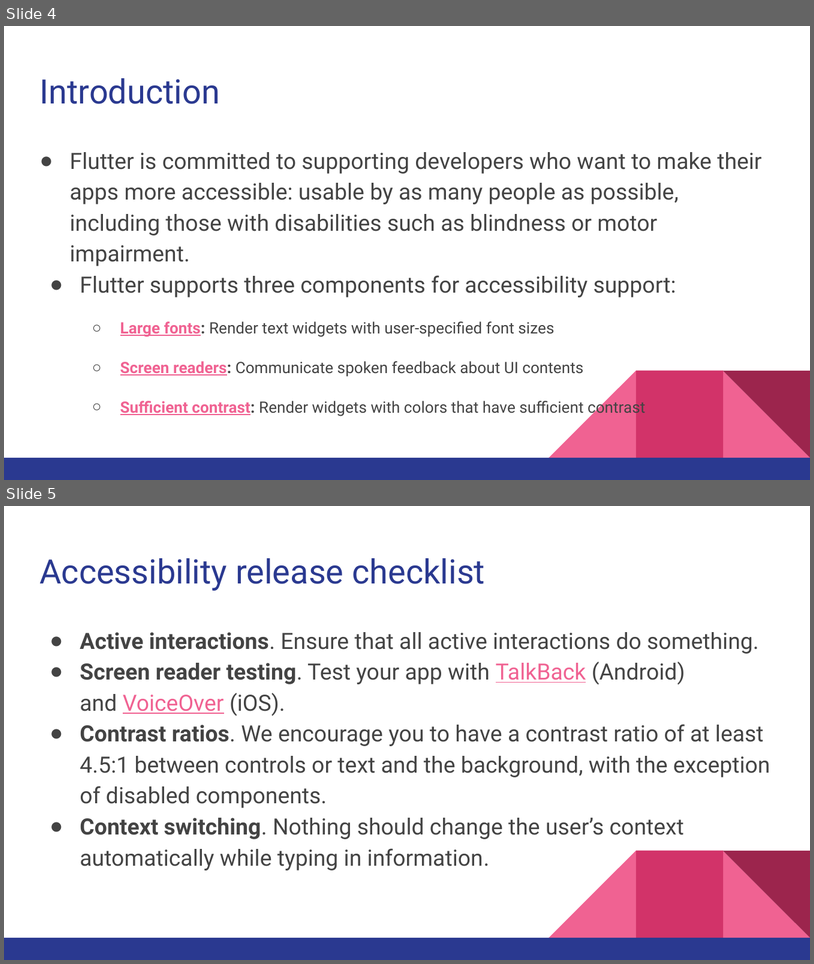
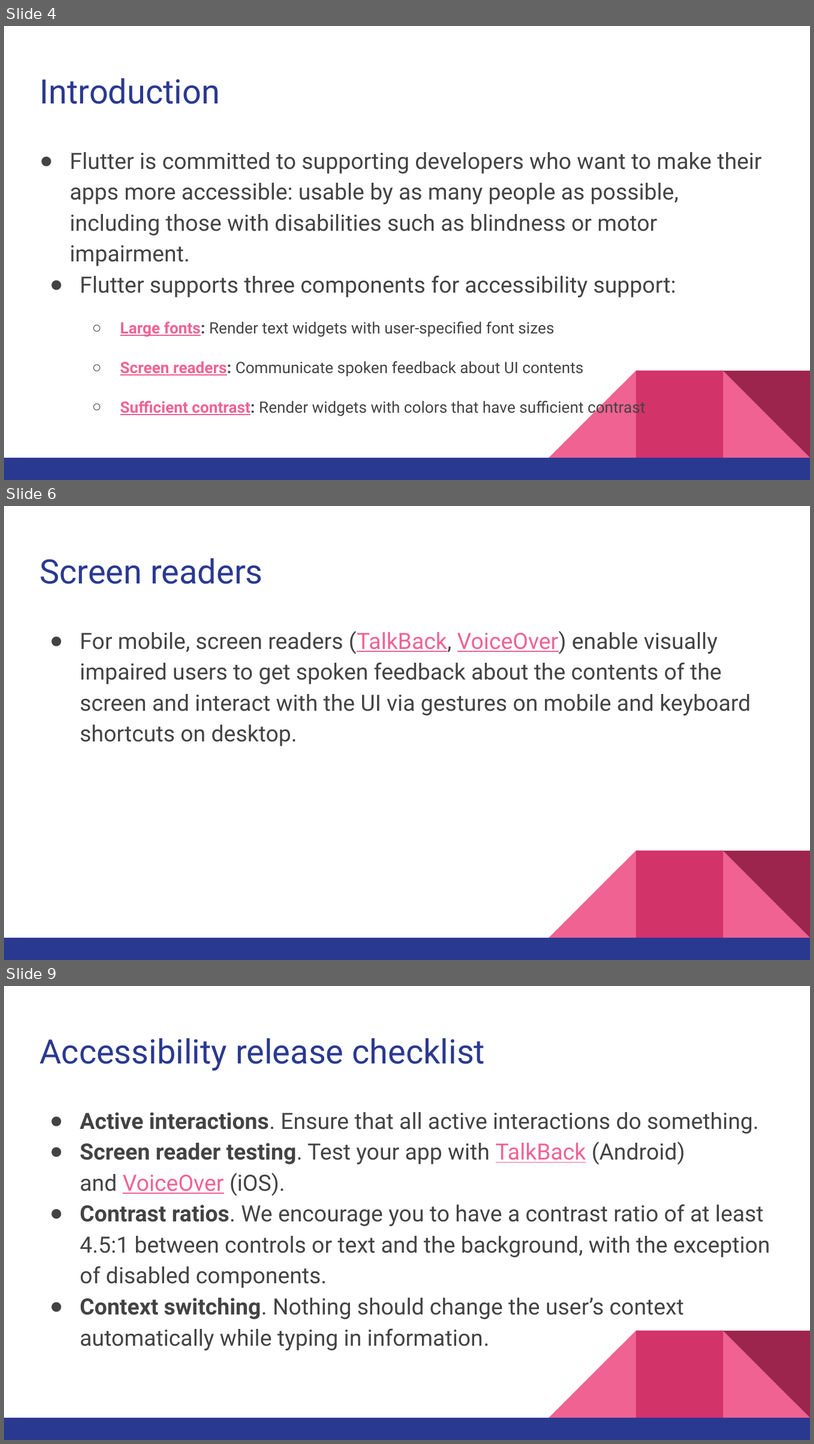
Before and after one commit to walkman617/Flutter2, a slide deck: Lecture/C05 Accessibility_Internationalization.pptx. Shown one above the other, each under a label of ours: slides 4 and 5 before the commit, slides 4, 6 and 9 after it; the slides between them are not shown. The pictures are 814x964 and 814x1444 pixels, drawn with LibreOffice and Linux fonts; fonts in the diff are those of the drawing. Boxes give left, top, right and bottom in pixels: in the first picture for what was removed or moved away, otherwise in the second. Text is boxed around its words. In the diff, an @@ line names an element or a change of style, - is before the commit and + after.

```diff
--- a/Lecture/C05 Accessibility_Internationalization.pptx
+++ b/Lecture/C05 Accessibility_Internationalization.pptx
@@ slide 6 added at box(4, 506, 810, 960), background #FFFFFF; not listed: 5 template elements that a slide beside it also shows @@
@@ title added at box(39, 558, 263, 584), 30 pt, text #2A3990 @@
+Screen readers
@@ text added at box(80, 631, 751, 746), 20 pt, text #434343 @@
+● For mobile, screen readers (TalkBack, VoiceOver) enable visually impaired users to get spoken feedback about the contents of the screen and interact with the UI via gestures on mobile and keyboard shortcuts on desktop.
@@ what was slide 5 is now slide 9 @@
```
Also in this commit, not shown: 1 slide changed, 5 other slides added, 1 slide removed.
